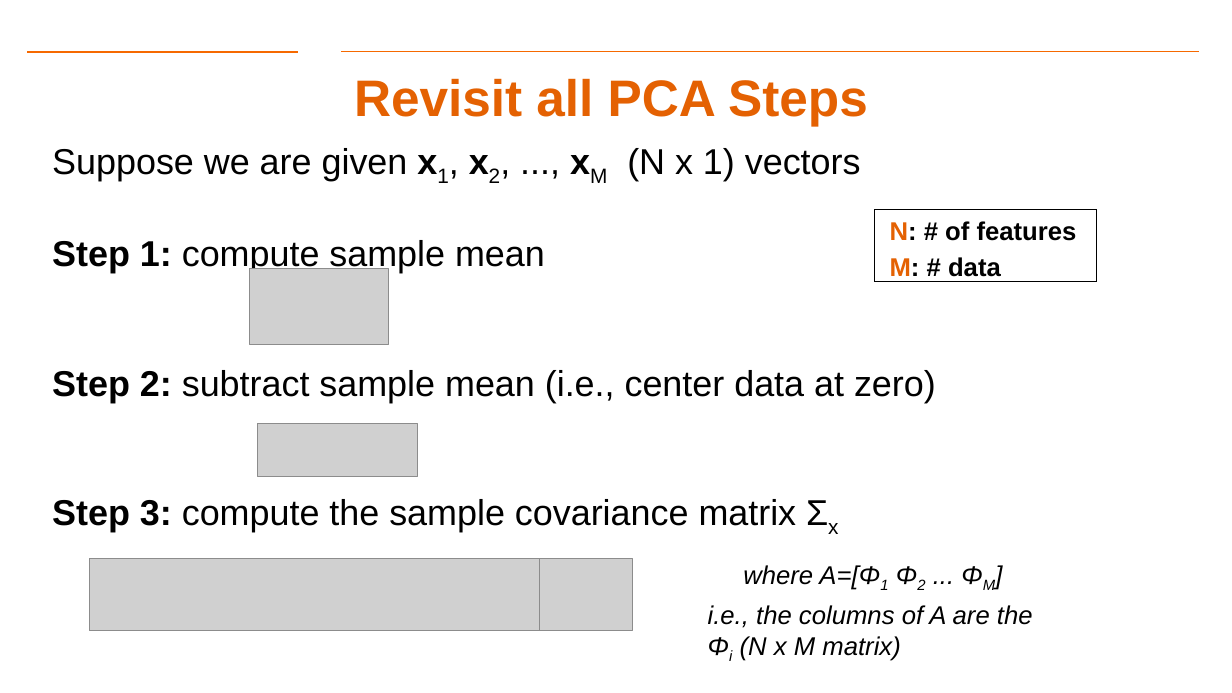
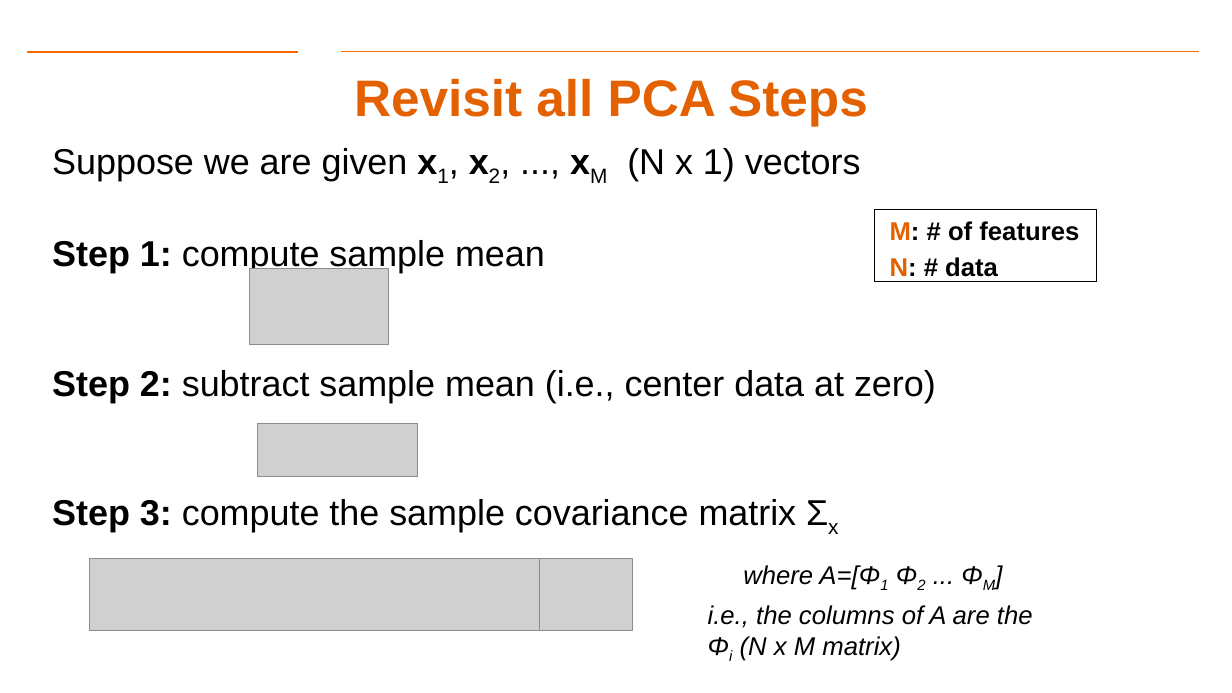
Before and after one commit to gk5951/RIT-DSCI-633-FDS, a slide deck: slide 26 of Syllabus/Lecture14/Lec14.pptx. Drawn at 1232x693 pixels with LibreOffice and Linux fonts; fonts in the diff are those of the drawing; grey boxes stand for pictures; background and template pictures are left out. Boxes give left, top, right and bottom in pixels: in the first picture for what was removed or moved away, otherwise in the second. Text is boxed around its words. In the diff, an @@ line names an element or a change of style, - is before the commit and + after.

```diff
--- a/Syllabus/Lecture14/Lec14.pptx
+++ b/Syllabus/Lecture14/Lec14.pptx
@@ text in rectangle at [890,221,1079,282]: text changed @@
-  N: # of features
-  M: # data
+  M: # of features
+  N: # data
```
Also in this commit, not shown: 3 other slides changed.
